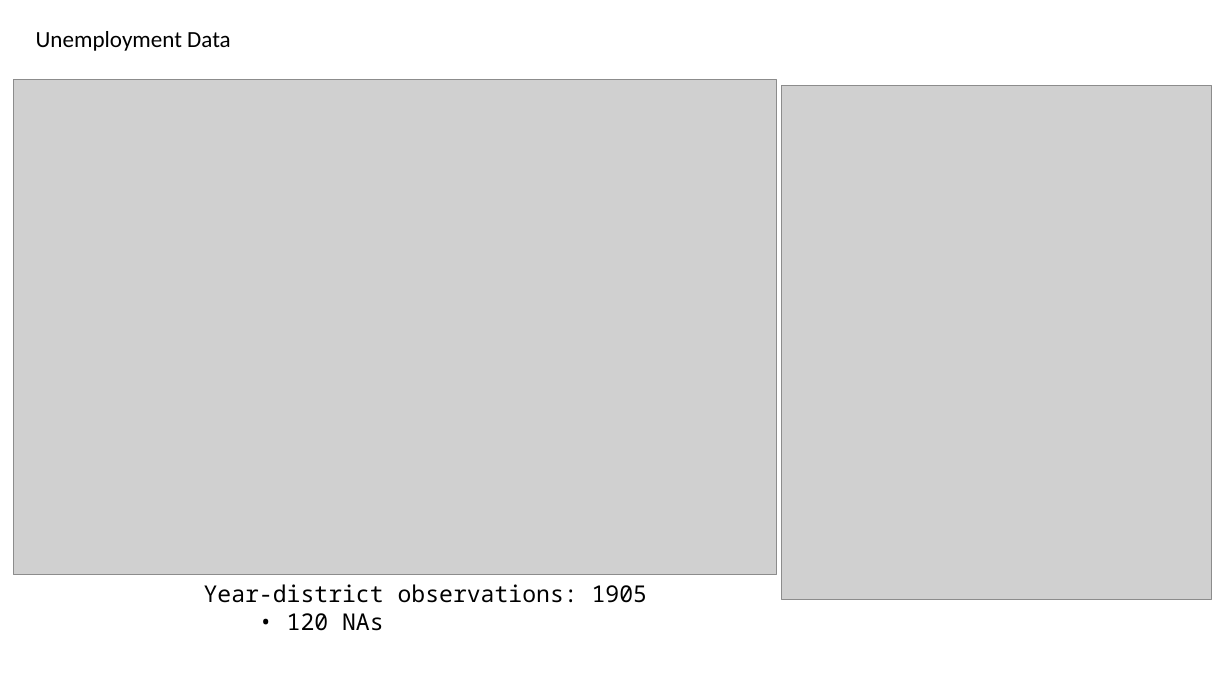
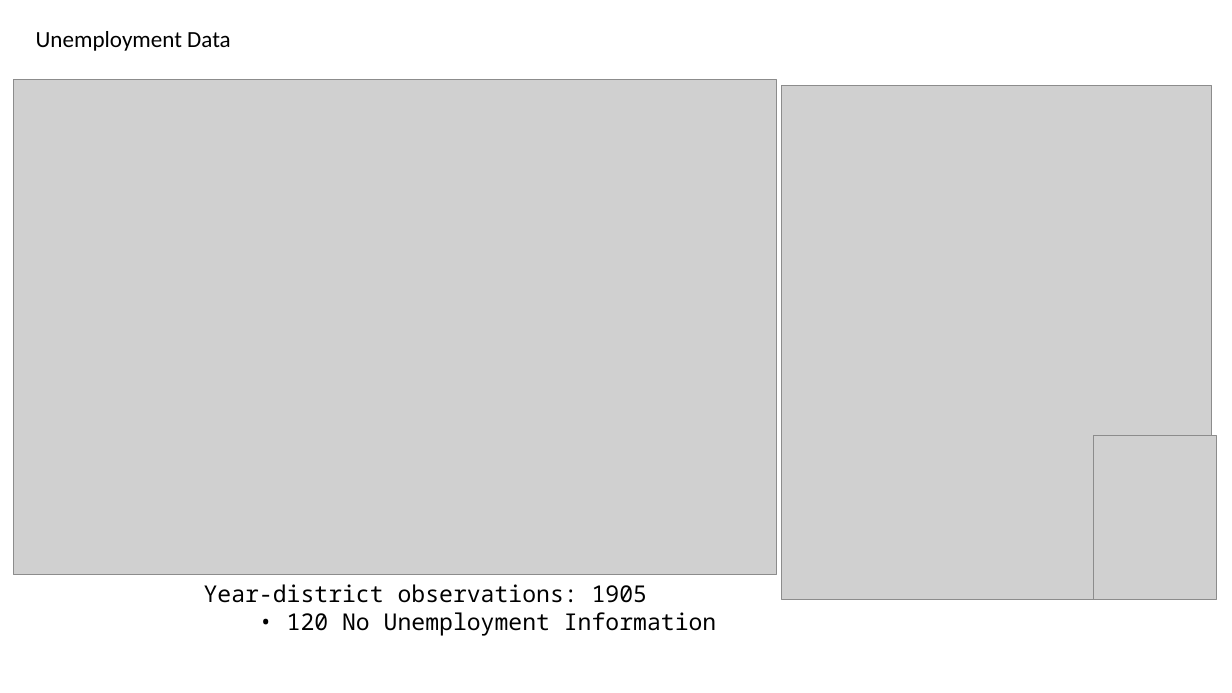
Before and after one commit to jhotchx/BlokesInBlue, a slide deck: slide 4 of Presentation_Materials/Exploratory Data Analysis sans clustering.pptx. Drawn at 1232x693 pixels with LibreOffice and Linux fonts; fonts in the diff are those of the drawing; grey boxes stand for pictures. Boxes give left, top, right and bottom in pixels: in the first picture for what was removed or moved away, otherwise in the second. Text is boxed around its words. In the diff, an @@ line names an element or a change of style, - is before the commit and + after.

Commit message:
minor changes

```diff
--- a/Presentation_Materials/Exploratory Data Analysis sans clustering.pptx
+++ b/Presentation_Materials/Exploratory Data Analysis sans clustering.pptx
@@ picture added at [1094, 436, 1217, 600] @@
@@ text at [287, 612, 716, 635]: text changed @@
-• 120 NAs
+• 120 No Unemployment Information
```
